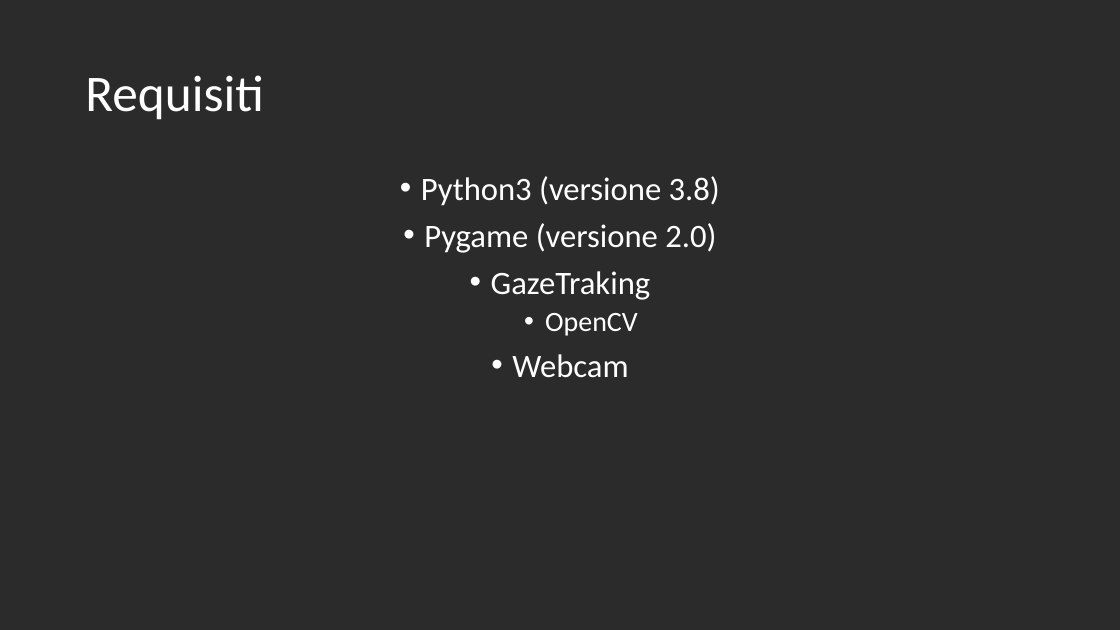
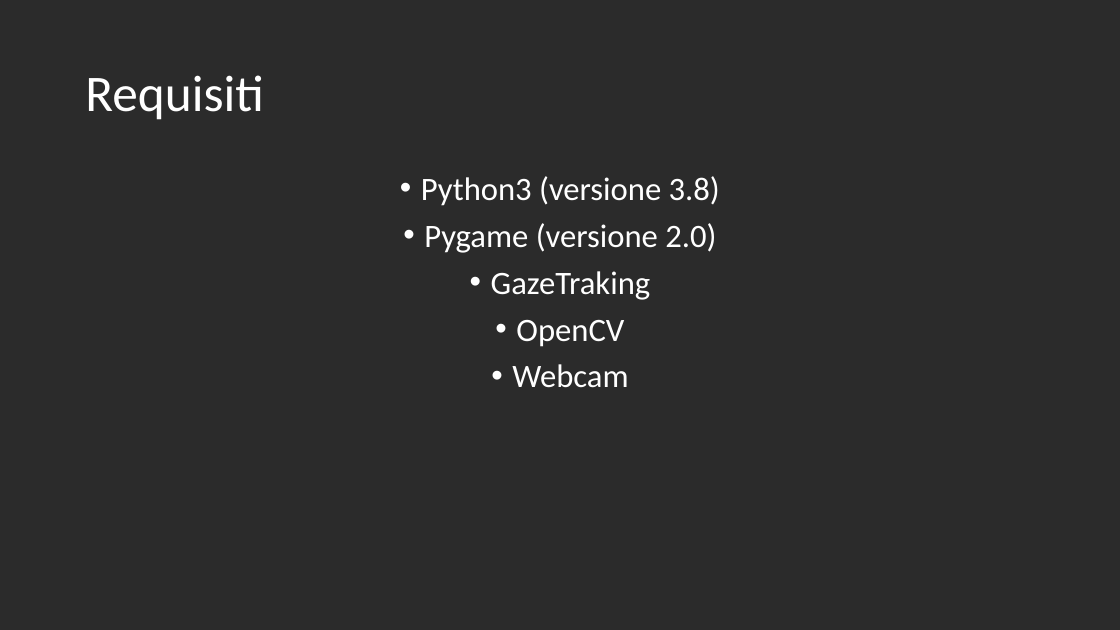
Before and after one commit to LuMug/EyeAsteroids, a slide deck: slide 4 of Documenti/Presentazione_EyeAsteroids.pptx. Drawn at 1120x630 pixels with LibreOffice and Linux fonts; fonts in the diff are those of the drawing; background and template pictures are left out; a plain dark background stands for a picture behind light text. Boxes give left, top, right and bottom in pixels: in the first picture for what was removed or moved away, otherwise in the second. Text is boxed around its words. In the diff, an @@ line names an element or a change of style, - is before the commit and + after.

```diff
--- a/Documenti/Presentazione_EyeAsteroids.pptx
+++ b/Documenti/Presentazione_EyeAsteroids.pptx
@@ text at (x1=516, y1=320, x2=624, y2=347): size 24 to 28 pt in "OpenCV"; list level 2 to 1 in "OpenCV" @@
```
Also in this commit, not shown: 11 other slides changed.
